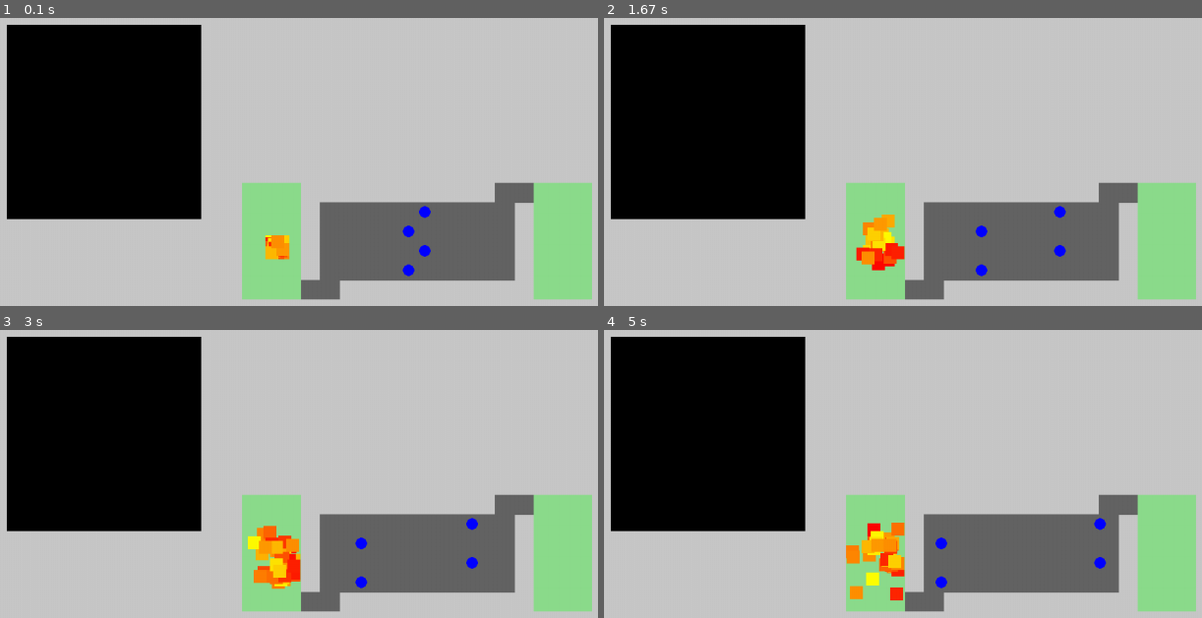
Above: before the commit, frames 1-4 (two rows, left to right).
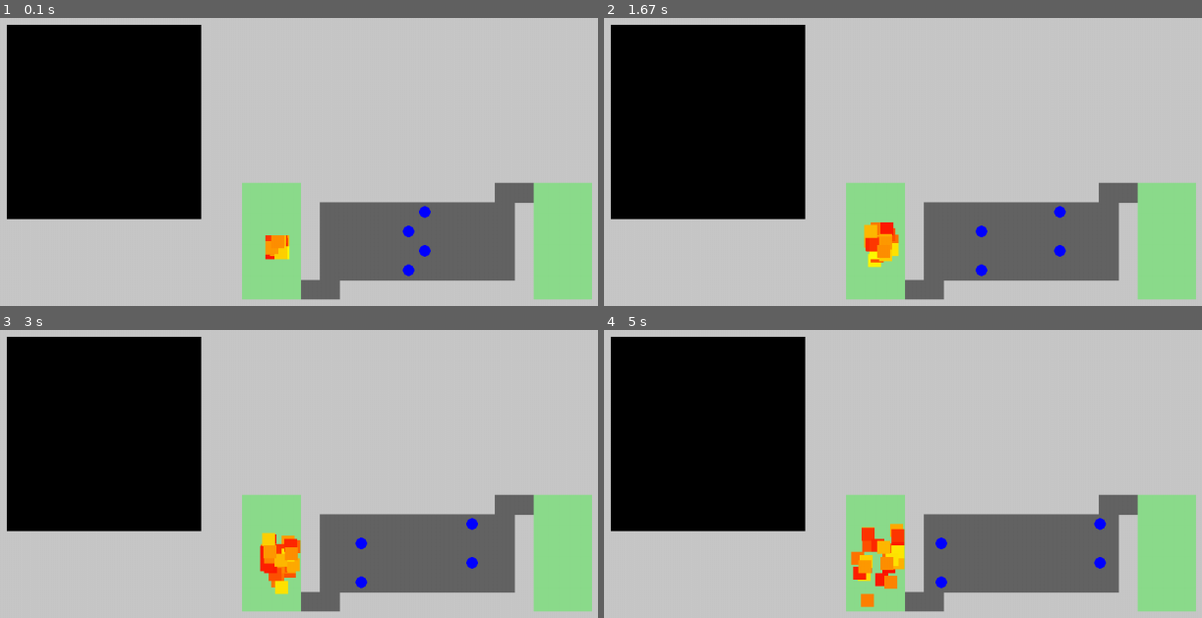
Above: after the commit, the same moments.

Repository: carolineap/hardest-pygame-ever
Game: pygame game, started from simulation_exchange_entire_population.py
Two runs of this game, one before a commit and one after it. Both use one fixed random seed, a clock stepped at 60 frames per second and the inputs below.
Inputs:
- Up to frame 1 (0.1 s): no input
- Up to frame 2 (1.67 s): no input
- Up to frame 3 (3 s): no input
- Up to frame 4 (5 s): no input

The runs differ from the first frame. In frame 1, 0.2% of the frame differs, in the area x 44-49%, y 75-84%; in frame 2, 1.0%; in frame 3, 1.3%; in frame 4, 1.9%, in the area x 40-51%, y 66-97%.

Commit message:
Rename files to acceptable python names

Diff:
--- a/simulation-exchange-entire-population.py
+++ b/simulation_exchange_entire_population.py
@@ -1,5 +1,5 @@
 from src.AppSimulation import AppSimulation as App
-import genetic_algorithm.ga as ga
+import genetic_algorithm.ga_exchange_entire_population as ga
 import random
 
 def simulate_game():
Renamed: genetic_algorithm/ga-exchange-entire-population.py -> genetic_algorithm/ga_exchange_entire_population.py
